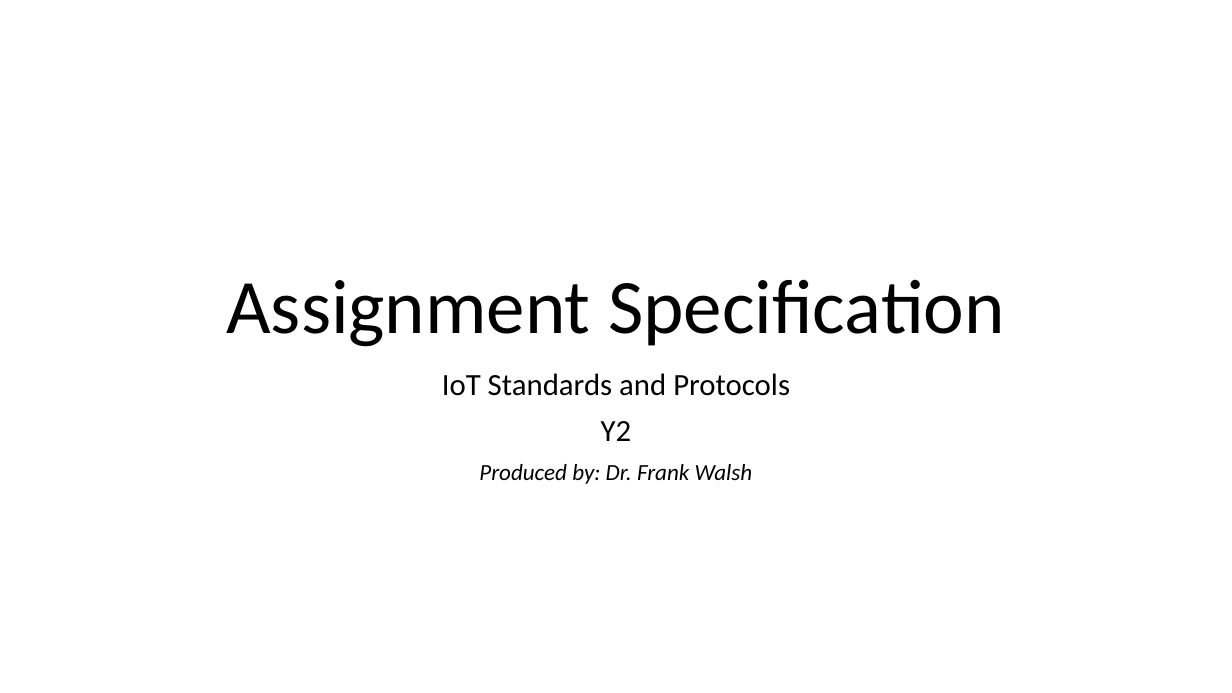
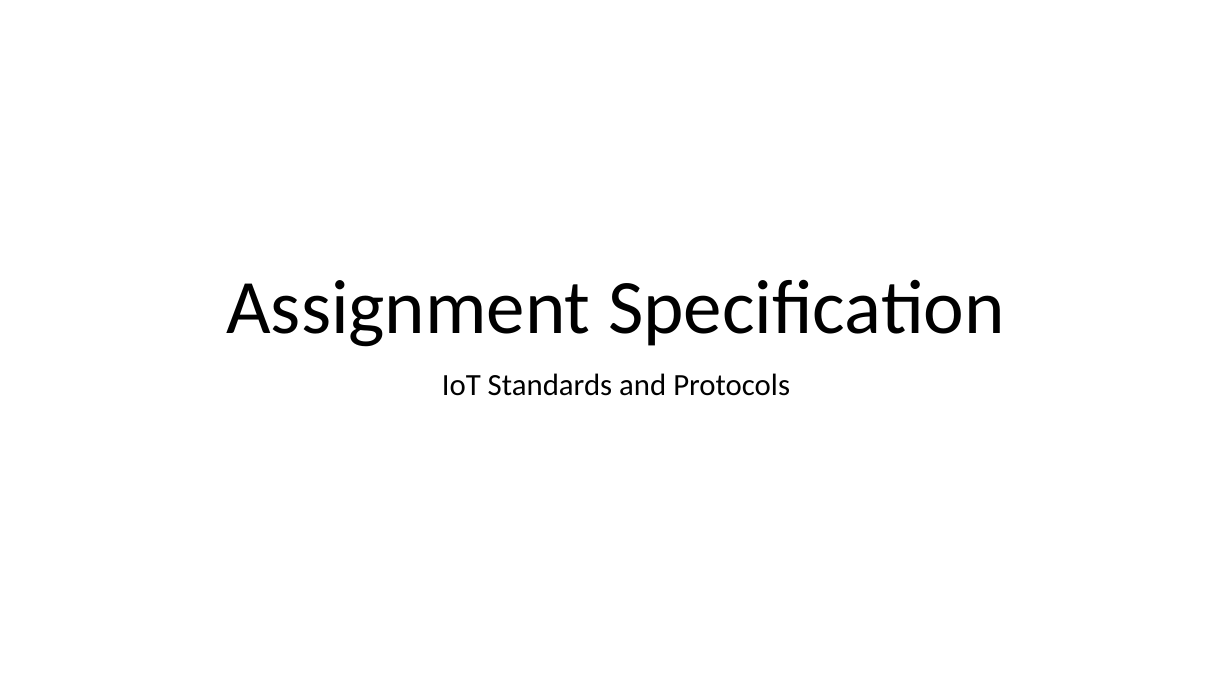
Before and after one commit to fxwalsh/IoT-Protocols-2026, a slide deck: slide 1 of topic-000-Assessments/talk-1/spec_1.pptx. Drawn at 1232x693 pixels with LibreOffice and Linux fonts; fonts in the diff are those of the drawing. Boxes give left, top, right and bottom in pixels: in the first picture for what was removed or moved away, otherwise in the second. Text is boxed around its words. In the diff, an @@ line names an element or a change of style, - is before the commit and + after.

```diff
--- a/topic-000-Assessments/talk-1/spec_1.pptx
+++ b/topic-000-Assessments/talk-1/spec_1.pptx
@@ subtitle at [479,421,753,484]: paragraphs removed @@
-Y2
-Produced by: Dr. Frank Walsh
```
Also in this commit, not shown: 3 other slides changed, 3 slides added, 2 slides removed, 15 other files.
